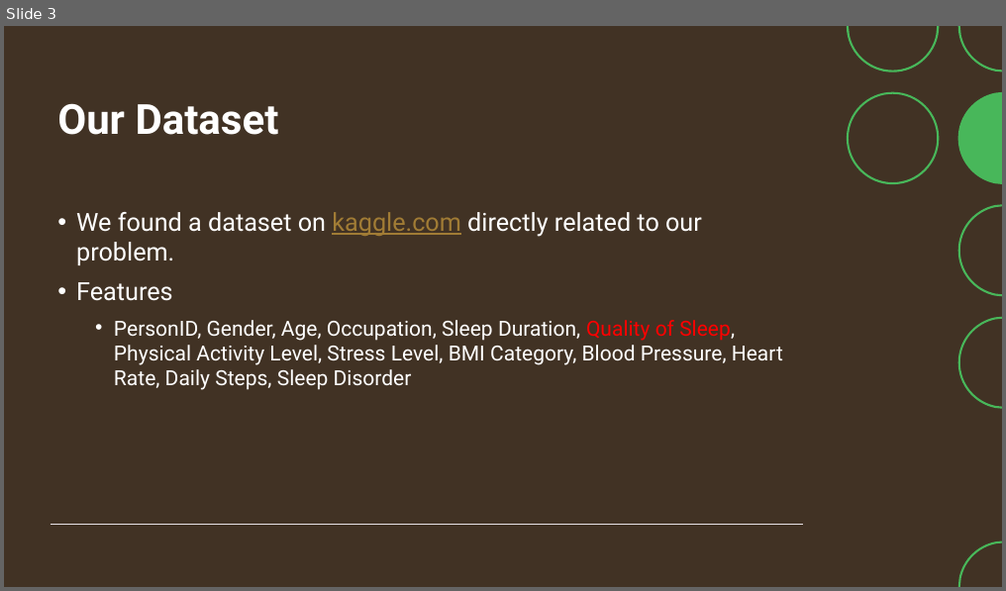
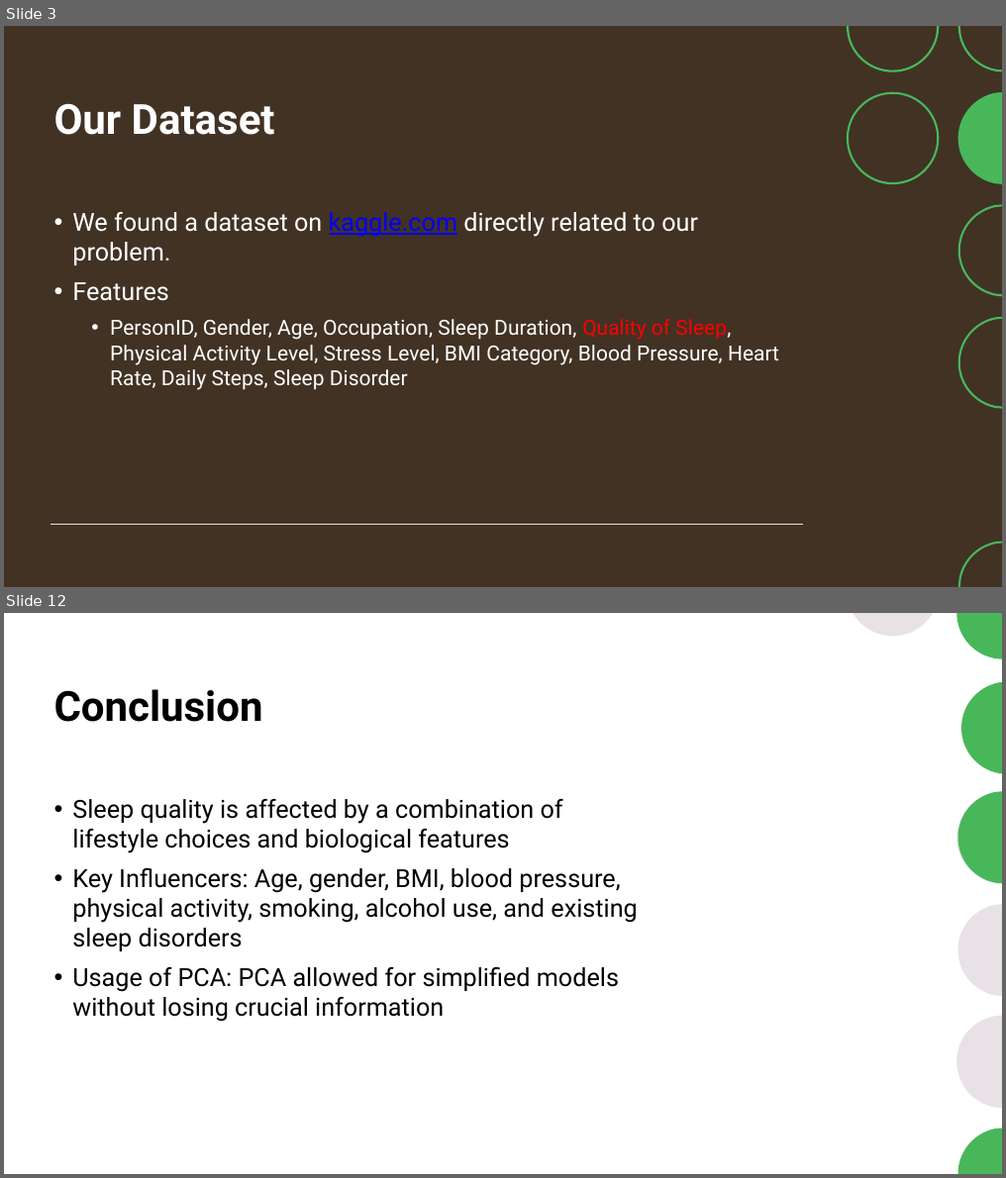
Before and after one commit to mark-earl/AML-PRJ3, a slide deck: deliverables/Presentation.pptx. Shown one above the other, each under a label of ours: slide 3 before the commit, slides 3 and 12 after it; the slides between them are not shown. The pictures are 1006x591 and 1006x1178 pixels, drawn with LibreOffice and Linux fonts; fonts in the diff are those of the drawing. Boxes give left, top, right and bottom in pixels: in the first picture for what was removed or moved away, otherwise in the second. Text is boxed around its words. In the diff, an @@ line names an element or a change of style, - is before the commit and + after.

```diff
--- a/deliverables/Presentation.pptx
+++ b/deliverables/Presentation.pptx
@@ slide 12 added at (4, 613, 1002, 1174), background #FFFFFF; not listed: 3 template elements that a slide beside it also shows @@
@@ title added at (54, 689, 263, 722), 40 pt, text #000000, bold @@
+Conclusion
@@ freeform shape added at (961, 682, 1002, 774), fill #48B75A @@
@@ text added at (72, 799, 637, 1022), 24 pt, text #000000 @@
+• Sleep quality is affected by a combination of lifestyle choices and biological features
+• Key Influencers: Age, gender, BMI, blood pressure, physical activity, smoking, alcohol use, and existing sleep disorders
+• Usage of PCA: PCA allowed for simplified models without losing crucial information
@@ group added at (846, 613, 1002, 1109): 4 freeform shapes, 3 ellipses @@
@@ slide 3 changed as well @@
@@ title "Our Dataset": place and size @@
-title "Our Dataset" at (57, 103, 279, 135)
+title "Our Dataset" at (54, 103, 275, 135)
@@ text at (72, 212, 698, 266): text colour #A17C35 to #0000FF in "kaggle.com" @@
```
Also in this commit, not shown: 7 other slides changed, 3 other slides added, 3 slides removed.
